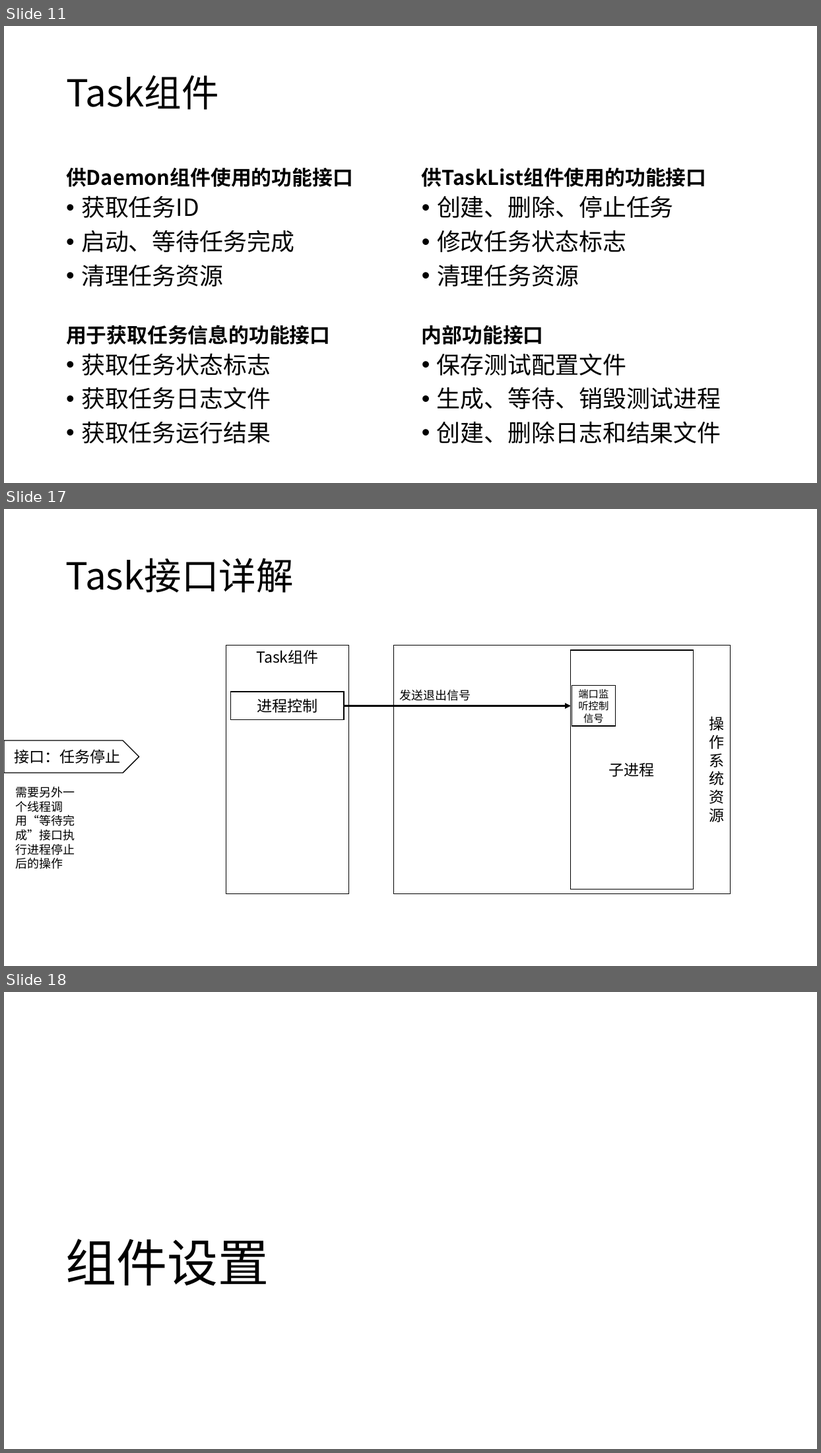
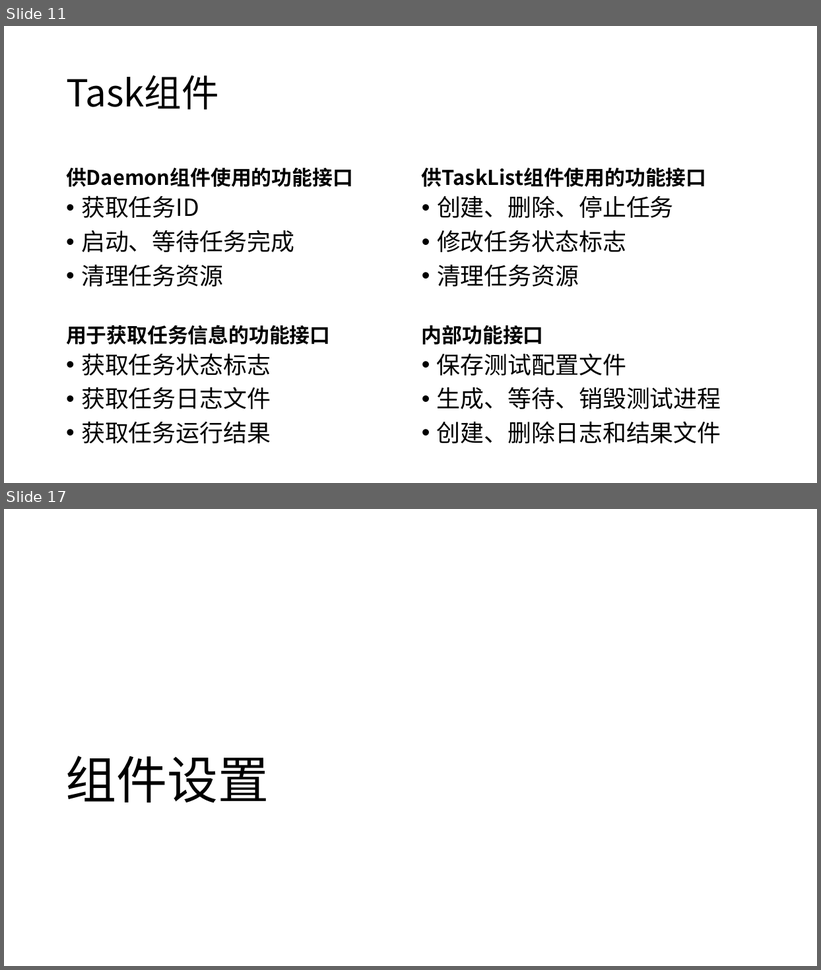
Before and after one commit to WuXiSTC/PressureMeter, a slide deck: 设计图.pptx. Shown one above the other, each under a label of ours: slides 11, 17 and 18 before the commit, slides 11 and 17 after it; the slides between them are not shown. The pictures are 821x1453 and 821x970 pixels, drawn with LibreOffice and Linux fonts; fonts in the diff are those of the drawing. Boxes give left, top, right and bottom in pixels: in the first picture for what was removed or moved away, otherwise in the second. Text is boxed around its words. In the diff, an @@ line names an element or a change of style, - is before the commit and + after.

```diff
--- a/设计图.pptx
+++ b/设计图.pptx
@@ slide 17 removed at bbox=[4, 509, 817, 966], background #FFFFFF @@
@@ title removed at bbox=[66, 558, 294, 593] @@
-Task接口详解
@@ rectangle removed at bbox=[226, 645, 349, 894] @@
-Task组件
@@ rectangle removed at bbox=[394, 645, 731, 894] @@
-操
-作
-系
-统
-资
-源
@@ rectangle removed at bbox=[571, 650, 693, 890] @@
-子进程
@@ rectangle removed at bbox=[572, 686, 616, 726] @@
-端口监听控制信号
@@ rectangle removed at bbox=[231, 692, 344, 720] @@
-进程控制
@@ arrow removed from (344, 706) to (571, 706) @@
@@ text removed at bbox=[400, 690, 471, 701] @@
-发送退出信号
@@ pentagon arrow removed at bbox=[4, 741, 139, 773] @@
-接口：任务停止
@@ text removed at bbox=[15, 787, 75, 869] @@
-需要另外一个线程调用“等待完成”接口执行进程停止后的操作
@@ what was slide 18 is now slide 17 @@
```
Also in this commit, not shown: 6 slides changed, 1 other file.
